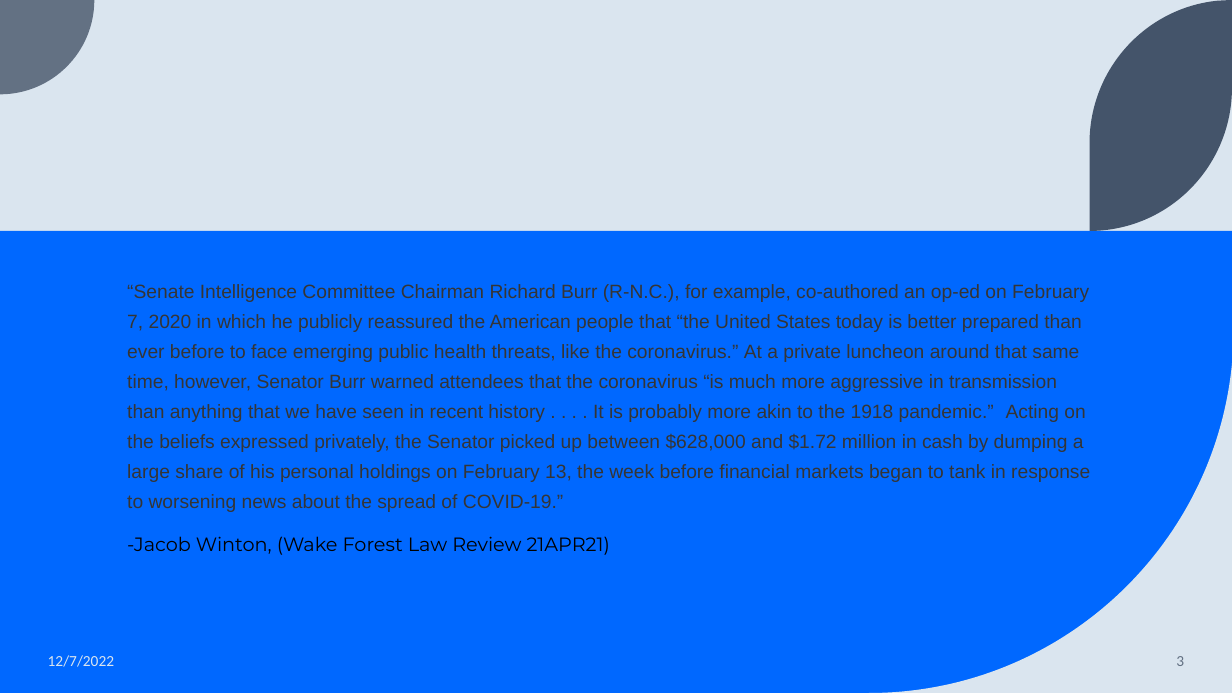
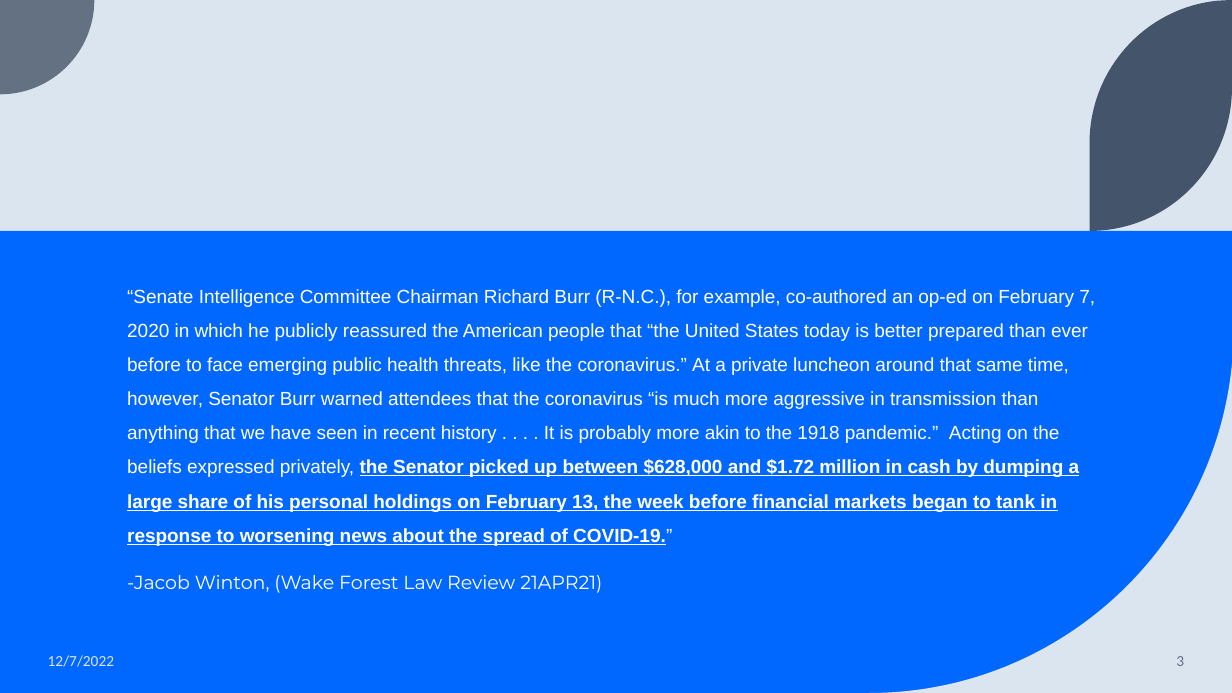
Before and after one commit to ccabes15/Congression_Trading, a slide deck: slide 3 of Presentation/Stock_Trading_Cabrey.pptx. Drawn at 1232x693 pixels with LibreOffice and Linux fonts; fonts in the diff are those of the drawing. Boxes give left, top, right and bottom in pixels: in the first picture for what was removed or moved away, otherwise in the second. Text is boxed around its words. In the diff, an @@ line names an element or a change of style, - is before the commit and + after.

```diff
--- a/Presentation/Stock_Trading_Cabrey.pptx
+++ b/Presentation/Stock_Trading_Cabrey.pptx
@@ text "“Senate Intelligence Committee Chairman Richard ..." at [127,289,1095,593]: size 15 to 14.8 pt, text colour #353535 to #FFFFFF; bold on, underline on in "the Senator picked up between $628,000 and ..."; text colour #000000 to #FFFFFF in "-Jacob Winton, (Wake Forest Law Review 21APR21)"; line spacing 1.3 to 1.5 @@
```
Also in this commit, not shown: 6 other slides changed, 1 other file.
